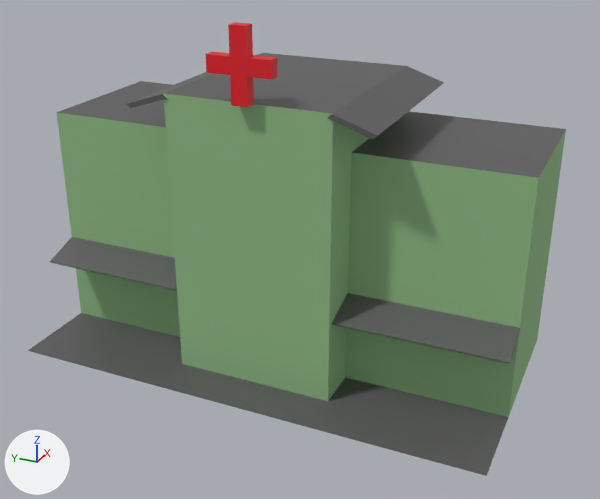
A saved change to the glTF model assets/buildings/2x1_Hospital.col.glb.
One viewpoint serves both versions: a 50 mm lens placed at (-56.9, -27.0, 38.0), pointed at (-1.1, -1.9, 10.0). The lights are fixed; the arrows at lower left show +X, +Y and +Z. Vertices at the same position are counted once.

Script lines for the objects in view, before the commit:
```python
me_cube_016 = bpy.data.meshes.new('Cube.016')
me_cube_016.from_pydata(...)  # 74 vertices, 130 faces; spans x -10.0..10.0, y -20.0..20.0, z 0.0..28.6
# faces by material slot: [48, 40, 42]
me_cube_016.materials.append(mat_floor_002)  # green #91bb87
me_cube_016.materials.append(mat_tarseal_011)  # dark grey #5c5c5c
me_cube_016.materials.append(mat_health_red_001)  # red #e71a28
ob_2x1_hospital_col_002 = bpy.data.objects.new('2x1_Hospital.col.002', me_cube_016)
ob_2x1_hospital_col_002.location = (0.0, 0.0, 0.0)
```
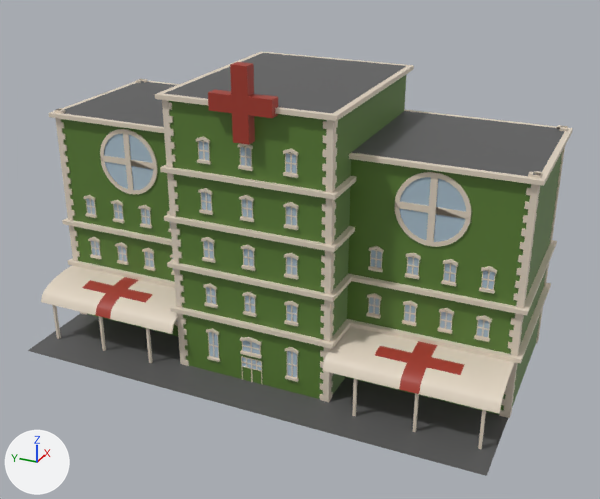
Commit message: added updated buildings

What changed in the scene script:
```text
Add mat_red_001:
    mat_red_001 = bpy.data.materials.new('red.001')
    # nodes: BsdfPrincipled, Mix, OutputMaterial, VertexColor
    # colours: red #a53a2c
Add mat_green_walls:
    mat_green_walls = bpy.data.materials.new('Green Walls')
    # nodes: BsdfPrincipled, Mix, OutputMaterial, VertexColor
    # colours: green #5c7f36
Add mat_concrete:
    mat_concrete = bpy.data.materials.new('Concrete')
    # nodes: BsdfPrincipled, Mix, OutputMaterial, VertexColor
    # colours: dark grey #5c5c5c
Add mat_building_001:
    mat_building_001 = bpy.data.materials.new('Building.001')
    # nodes: BsdfPrincipled, Mix, OutputMaterial, VertexColor
    # colours: light grey #e3d6c4
Add mat_glass_001:
    mat_glass_001 = bpy.data.materials.new('Glass.001')
    # nodes: BsdfPrincipled, Mix, OutputMaterial, VertexColor
    # colours: white #d1dfe7
Change me_cube_016:
    remove me_cube_016.from_pydata(...)  # 74 vertices, 130 faces; spans x -10.0..10.0, y -20.0..20.0, z 0.0..28.6
    remove me_cube_016.materials.append(mat_health_red_001)  # red #e71a28
    add me_cube_016.from_pydata(...)  # 5604 vertices, 9524 faces; spans x -10.0..10.5, y -20.5..20.5, z 0.0..25.9
    me_cube_016 part 1: the loose piece of 24 vertices spanning x -7.3..-6.3, y -2.6..2.4, z 23.1..28.6 is moved by (0.1, 0.0, -2.7)
    me_cube_016 part 2: a new loose piece, a box spanning x -7.29..-7.07, y 18.77..19.0, z 0.0..4.12, in mat_building_001
    me_cube_016 part 3: a new loose piece, a box spanning x -7.29..-7.07, y 13.87..14.09, z 0.0..4.12, in mat_building_001
    me_cube_016 part 4: a new loose piece, a box spanning x -7.29..-7.07, y 9.1..9.32, z 0.0..4.12, in mat_building_001
    me_cube_016 part 5: a new loose piece, a box spanning x -7.29..-7.07, y -19.0..-18.77, z 0.0..4.12, in mat_building_001
    me_cube_016 part 6: a new loose piece, a box spanning x -7.29..-7.07, y -14.09..-13.87, z 0.0..4.12, in mat_building_001
    me_cube_016 part 7: a new loose piece, a box spanning x -7.29..-7.07, y -9.32..-9.1, z 0.0..4.12, in mat_building_001
    me_cube_016 part 8: a new loose piece, a box spanning x -6.5..-6.29, y -0.91..0.91, z 2.54..2.75, in mat_building_001
    me_cube_016 part 9: a new loose piece, a box spanning x -6.5..-6.29, y 2.92..4.02, z 1.24..1.45, in mat_building_001
    me_cube_016 part 10: a new loose piece, a box spanning x -6.5..-6.29, y -4.14..-3.04, z 1.24..1.45, in mat_building_001
    me_cube_016 part 11: a new loose piece, a box spanning x -6.5..-6.29, y -4.14..-3.04, z 6.24..6.45, in mat_building_001
    me_cube_016 part 12: a new loose piece, a box spanning x -6.5..-6.29, y -0.55..0.55, z 6.24..6.45, in mat_building_001
    me_cube_016 part 13: a new loose piece, a box spanning x -6.5..-6.29, y 2.92..4.02, z 6.24..6.45, in mat_building_001
    me_cube_016 part 14: a new loose piece, a box spanning x -6.5..-6.29, y -4.14..-3.04, z 10.24..10.45, in mat_building_001
    me_cube_016 part 15: a new loose piece, a box spanning x -6.5..-6.29, y -0.55..0.55, z 10.24..10.45, in mat_building_001
    me_cube_016 part 16: a new loose piece, a box spanning x -6.5..-6.29, y 2.92..4.02, z 10.24..10.45, in mat_building_001
    me_cube_016 part 17: a new loose piece, a box spanning x -6.5..-6.29, y -4.14..-3.04, z 14.24..14.45, in mat_building_001
    me_cube_016 part 18: a new loose piece, a box spanning x -6.5..-6.29, y -0.55..0.55, z 14.24..14.45, in mat_building_001
    me_cube_016 part 19: a new loose piece, a box spanning x -6.5..-6.29, y 2.92..4.02, z 14.24..14.45, in mat_building_001
    me_cube_016 part 20: a new loose piece, a box spanning x -6.5..-6.29, y -4.14..-3.04, z 18.24..18.45, in mat_building_001
    me_cube_016 part 21: a new loose piece, a box spanning x -6.5..-6.29, y -0.55..0.55, z 18.24..18.45, in mat_building_001
    me_cube_016 part 22: 22 vertices removed from x -6.4..10.0, y -20.0..20.0, z 6.4..23.1; 5392 vertices added at x -7.5..10.5, y -20.5..20.5, z 0.0..23.1
    me_cube_016 part 23: 40 faces spanning x -6.3..10.0, y -20.0..20.0, z 0.0..23.1 switch from mat_floor_002 (green #91bb87) to mat_green_walls
    me_cube_016 part 24: 10 faces spanning x -10.0..10.0, y -20.0..20.0, z 0.0..23.1 switch from mat_tarseal_011 (dark grey #5c5c5c) to mat_concrete
    add me_cube_016.materials.append(mat_red_001)
    add me_cube_016.materials.append(mat_building_001)
    add me_cube_016.materials.append(mat_glass_001)
```

What differs and where, as boxes [x1, y1, x2, y2] in the pictures (600 x 499 px; the box of a moved part takes in the faces that stretch with it):
'2x1_Hospital.col.002', reshaped (6% shorter)
    before: [28, 22, 566, 476]
    after: [28, 51, 573, 476]
part 1 of me_cube_016, moved or reshaped
    before: [206, 22, 278, 107]
    after: [208, 62, 278, 145]
part 2 of me_cube_016, added
    after: [52, 305, 61, 339]
part 3 of me_cube_016, added
    after: [99, 316, 106, 351]
part 4 of me_cube_016, added
    after: [146, 328, 153, 363]
part 5 of me_cube_016, added
    after: [478, 410, 486, 449]
part 6 of me_cube_016, added
    after: [413, 393, 419, 432]
part 7 of me_cube_016, added
    after: [352, 378, 357, 416]
part 8 of me_cube_016, added
    after: [240, 350, 262, 359]
part 9 of me_cube_016, added
    after: [207, 356, 220, 362]
part 10 of me_cube_016, added
    after: [285, 375, 299, 382]
part 11 of me_cube_016, added
    after: [284, 320, 299, 327]
part 12 of me_cube_016, added
    after: [243, 311, 257, 317]
part 13 of me_cube_016, added
    after: [204, 302, 218, 308]
part 14 of me_cube_016, added
    after: [284, 273, 299, 280]
part 15 of me_cube_016, added
    after: [241, 265, 256, 271]
part 16 of me_cube_016, added
    after: [202, 257, 216, 263]
part 17 of me_cube_016, added
    after: [284, 224, 299, 230]
part 18 of me_cube_016, added
    after: [240, 216, 254, 222]
part 19 of me_cube_016, added
    after: [199, 209, 213, 215]
part 20 of me_cube_016, added
    after: [283, 172, 299, 178]
part 21 of me_cube_016, added
    after: [238, 165, 253, 171]
part 22 of me_cube_016, built on
    before: [50, 54, 520, 364]
    after: [41, 51, 573, 418]
part 23 of me_cube_016, recoloured
    both: [61, 101, 562, 415]
part 24 of me_cube_016, recoloured (grey to black)
    both: [53, 53, 565, 452]
